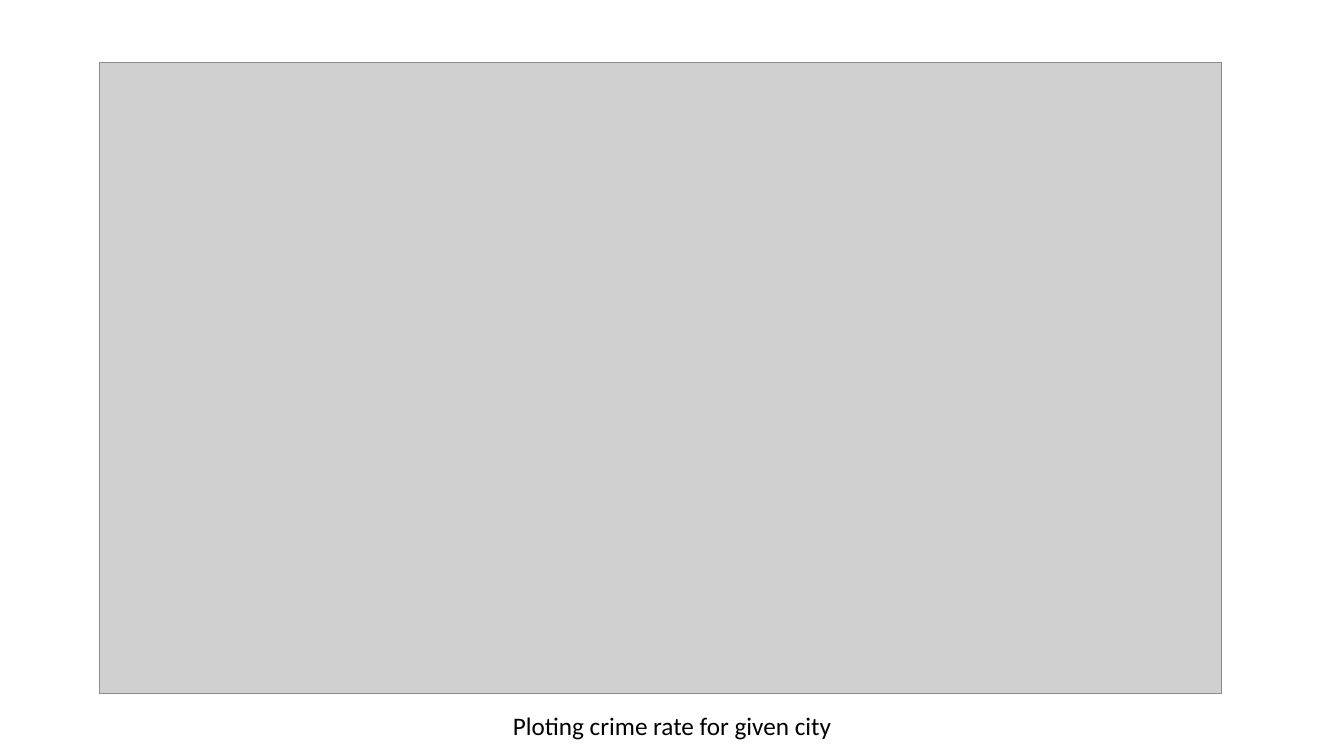
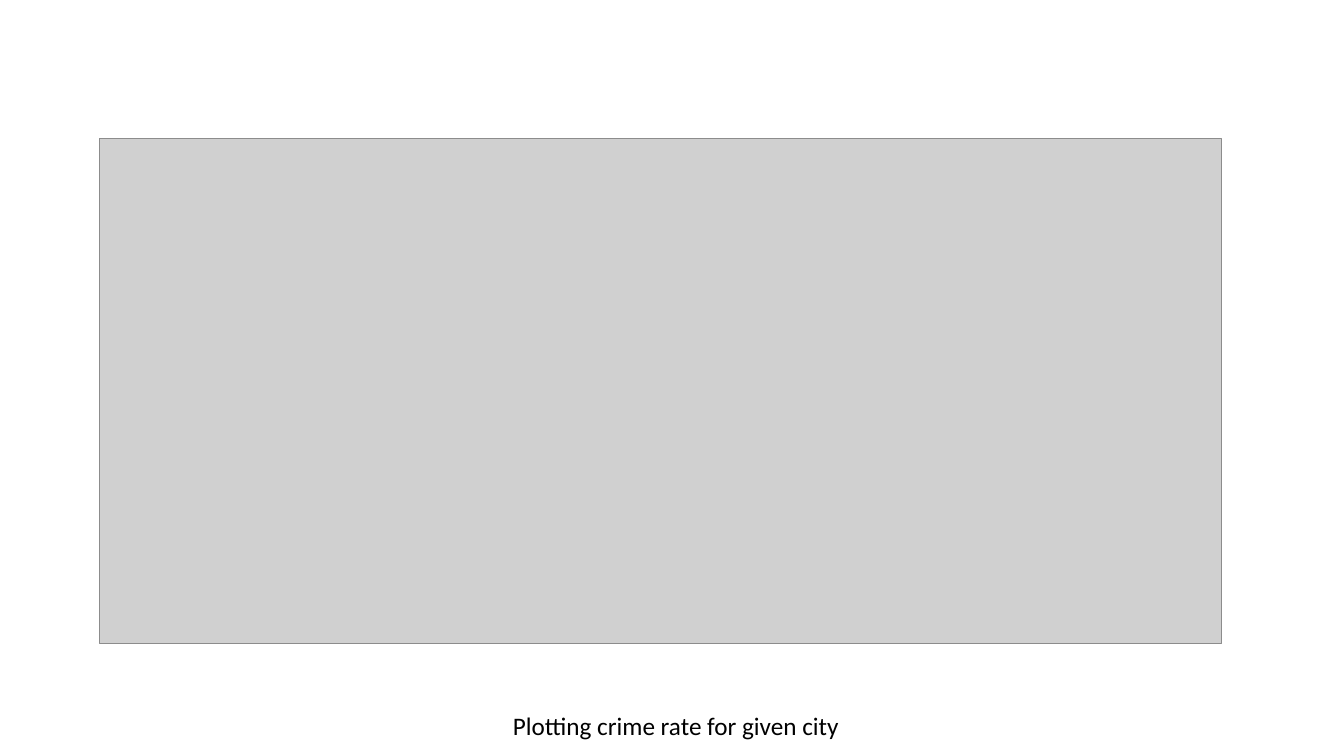
Before and after one commit to fazil2003/PSG-Hackathon-Wind-Falcons, a slide deck: slide 7 of PresentationPPT.pptx. Drawn at 1344x756 pixels with LibreOffice and Linux fonts; fonts in the diff are those of the drawing; grey boxes stand for pictures. Boxes give left, top, right and bottom in pixels: in the first picture for what was removed or moved away, otherwise in the second. Text is boxed around its words. In the diff, an @@ line names an element or a change of style, - is before the commit and + after.

```diff
--- a/PresentationPPT.pptx
+++ b/PresentationPPT.pptx
@@ picture: place and size @@
-picture at [100,63,1222,694]
+picture at [100,139,1222,644]
@@ text at [513,717,838,740]: text changed @@
-Ploting crime rate for given city
+Plotting crime rate for given city
```
Also in this commit, not shown: 2 other slides changed.
